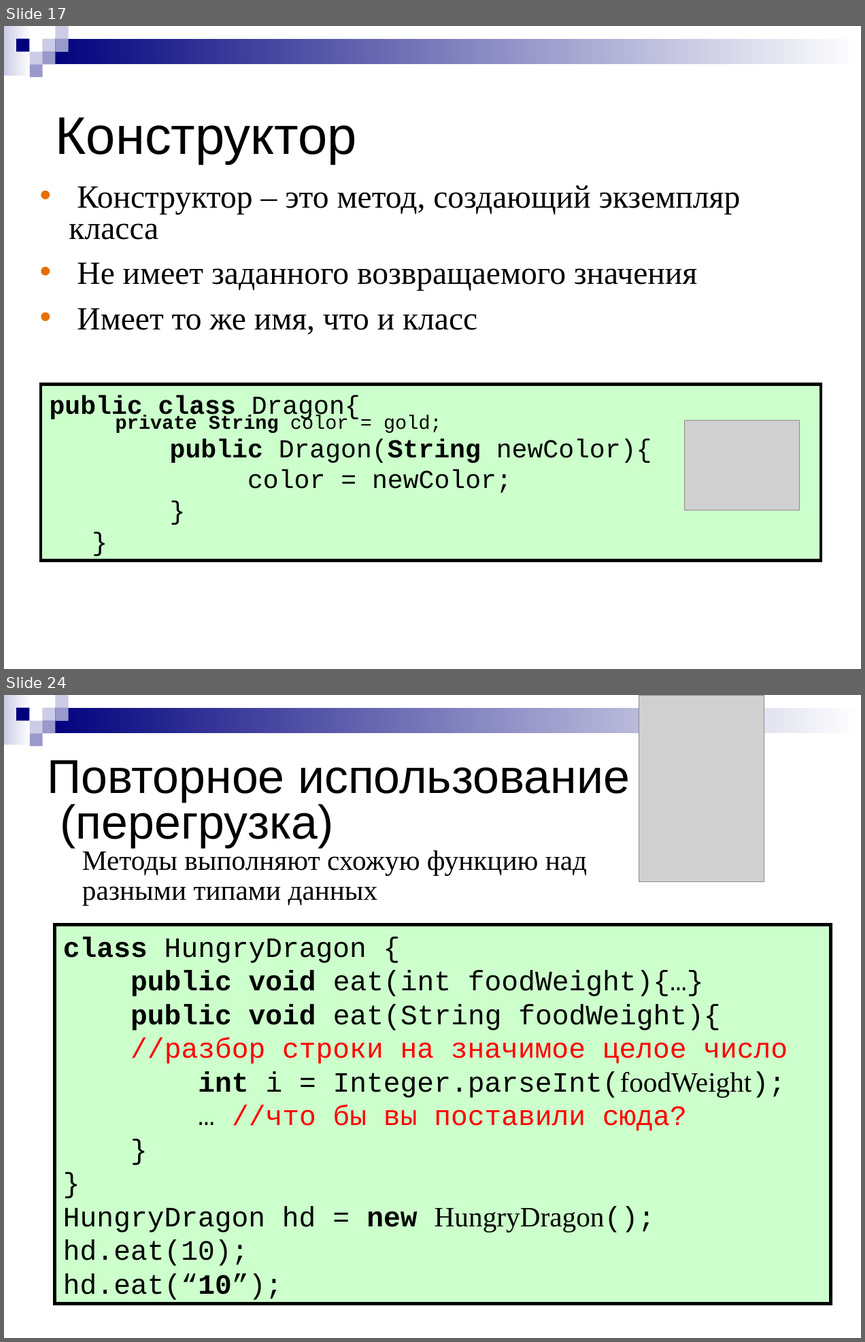
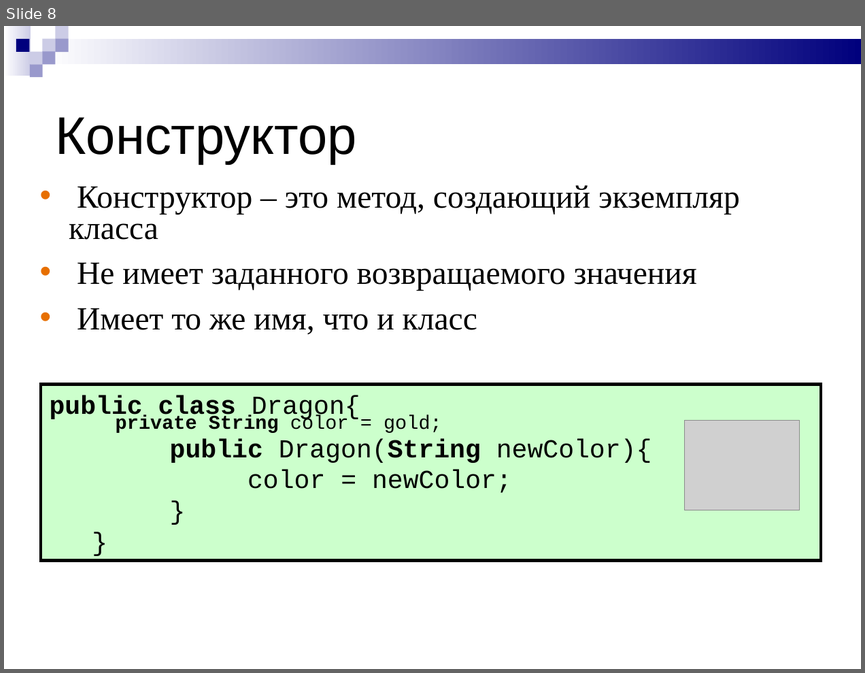
Before and after one commit to Chuvi-w/lisiynos, a slide deck: schedule/Однородные координаты.ppt. Shown one above the other, each under a label of ours: slides 17 and 24 before the commit, slide 8 after it; the slides between them are not shown. The pictures are 865x1342 and 865x673 pixels, drawn with LibreOffice and Linux fonts; fonts in the diff are those of the drawing; grey boxes stand for pictures. Boxes give left, top, right and bottom in pixels: in the first picture for what was removed or moved away, otherwise in the second. Text is boxed around its words. In the diff, an @@ line names an element or a change of style, - is before the commit and + after.

```diff
--- a/schedule/Однородные координаты.ppt
+++ b/schedule/Однородные координаты.ppt
@@ slide 24 removed at box(4, 695, 861, 1338), background #FFFFFF; not listed: 9 template elements that a slide beside it also shows @@
@@ picture removed at box(639, 695, 764, 881) @@
@@ title removed at box(47, 760, 630, 847) @@
-Повторное использование имен (перегрузка)
@@ text removed at box(82, 847, 587, 906) @@
-Методы выполняют схожую функцию над разными типами данных
@@ rectangle removed at box(54, 924, 830, 1303) @@
-class HungryDragon {
-public void eat(int foodWeight){…}
-public void eat(String foodWeight){
-//разбор строки на значимое целое число
-int i = Integer.parseInt(foodWeight);
-… //что бы вы поставили сюда?
-}
-}
-HungryDragon hd = new HungryDragon();
-hd.eat(10);
-hd.eat(“10”);
@@ what was slide 17 is now slide 8 @@
@@ slide 8 changed as well @@
@@ rectangle at box(4, 26, 31, 76): fill gradient #CCCCE6 to #FFFFFF to gradient #FFFFFF to #CCCCE6 @@
@@ rectangle at box(43, 38, 861, 64): fill gradient #00007D to #FFFFFF to gradient #FFFFFF to #00007D @@
@@ text "Конструктор – это метод, создающий ..." at box(69, 185, 740, 334): indent changed @@
```
Also in this commit, not shown: 2 other slides changed, 6 slides added, 57 other slides removed, 1 other file.
